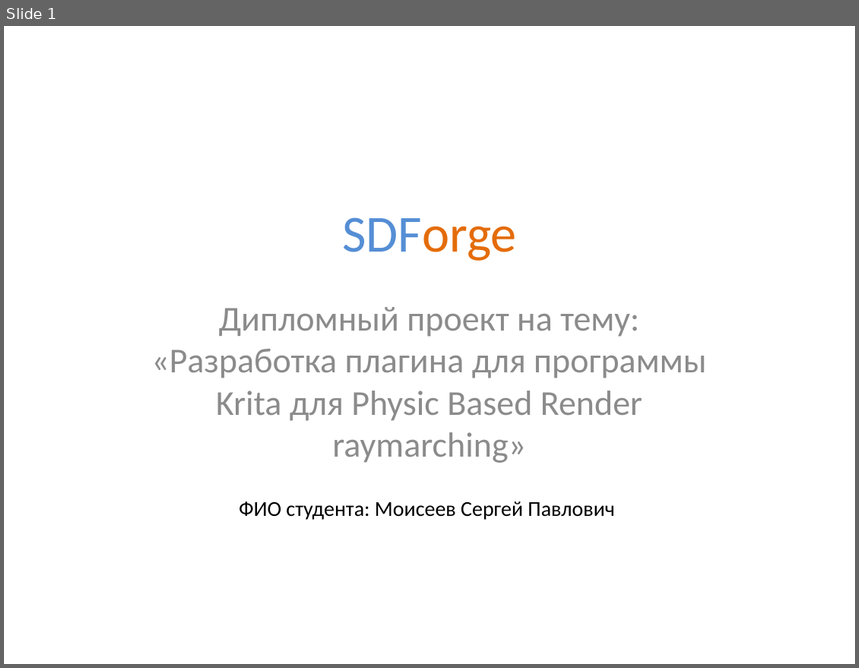
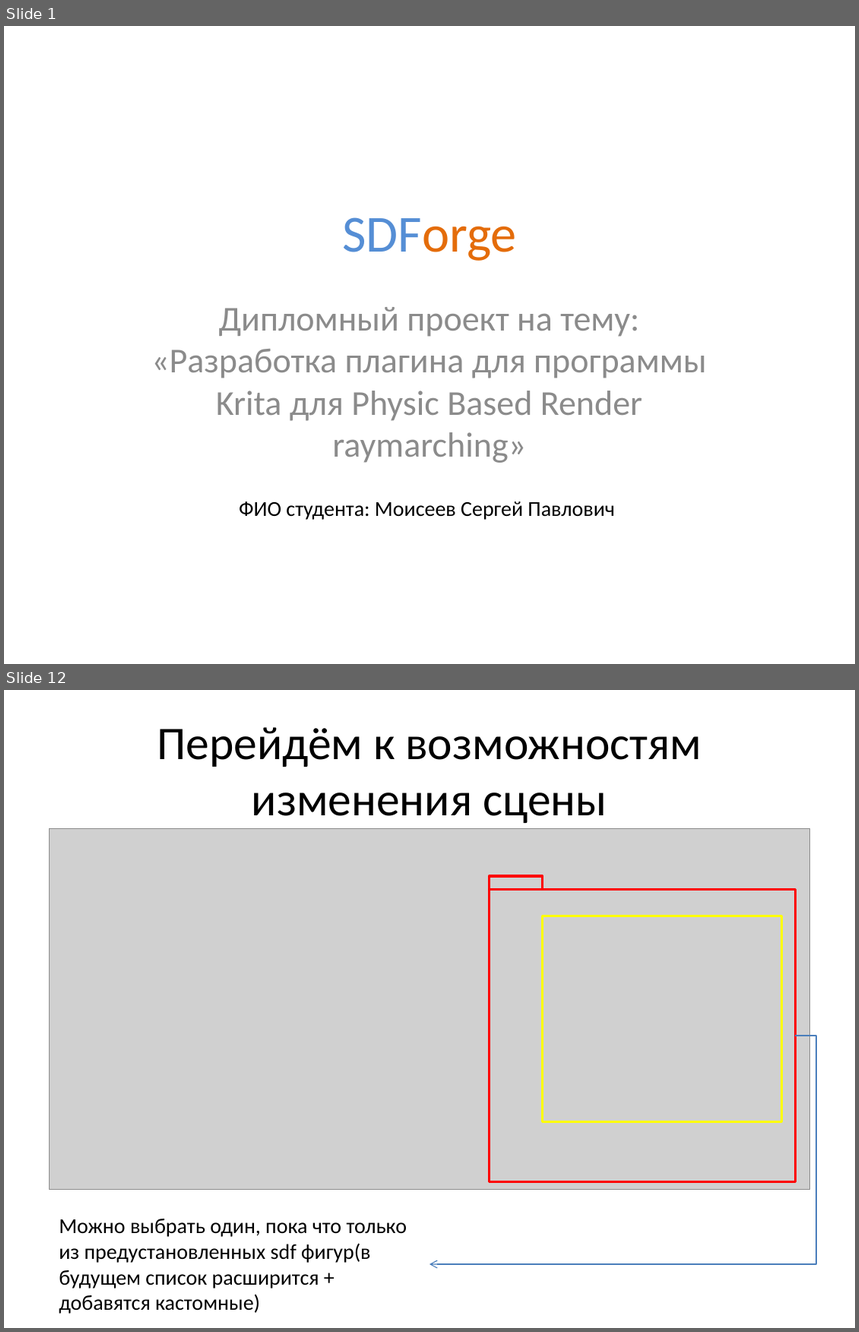
Before and after one commit to lomovoyPlayer/SDForge, a slide deck: SDForge/docs/SDForge Презентация.pptx. Shown one above the other, each under a label of ours: slide 1 before the commit, slides 1 and 12 after it; the slides between them are not shown. The pictures are 859x668 and 859x1332 pixels, drawn with LibreOffice and Linux fonts; fonts in the diff are those of the drawing; grey boxes stand for pictures. Boxes give left, top, right and bottom in pixels: in the first picture for what was removed or moved away, otherwise in the second. Text is boxed around its words. In the diff, an @@ line names an element or a change of style, - is before the commit and + after.

```diff
--- a/SDForge/docs/SDForge Презентация.pptx
+++ b/SDForge/docs/SDForge Презентация.pptx
@@ slide 12 added at [4,690,855,1328], background #FFFFFF @@
@@ title added at [157,727,702,823], 39.6 pt, text #000000 @@
+Перейдём к возможностям изменения сцены
@@ picture added at [49,829,810,1189] @@
@@ rectangle added at [489,889,794,1182], outline #FF0000 2 pt @@
@@ rectangle added at [489,876,543,890], outline #FF0000 2 pt @@
@@ rectangle added at [543,916,782,1122], outline #FFFF00 2 pt @@
@@ elbow arrow added from (796, 1036) to (430, 1265), #4B7EBC 0.75 pt @@
@@ text added at [59,1219,408,1314], 18 pt, text #000000 @@
+Можно выбрать один, пока что только из предустановленных sdf фигур(в будущем список расширится + добавятся кастомные)
```
Also in this commit, not shown: 23 other slides added, 1 slide removed, 3 other files.
